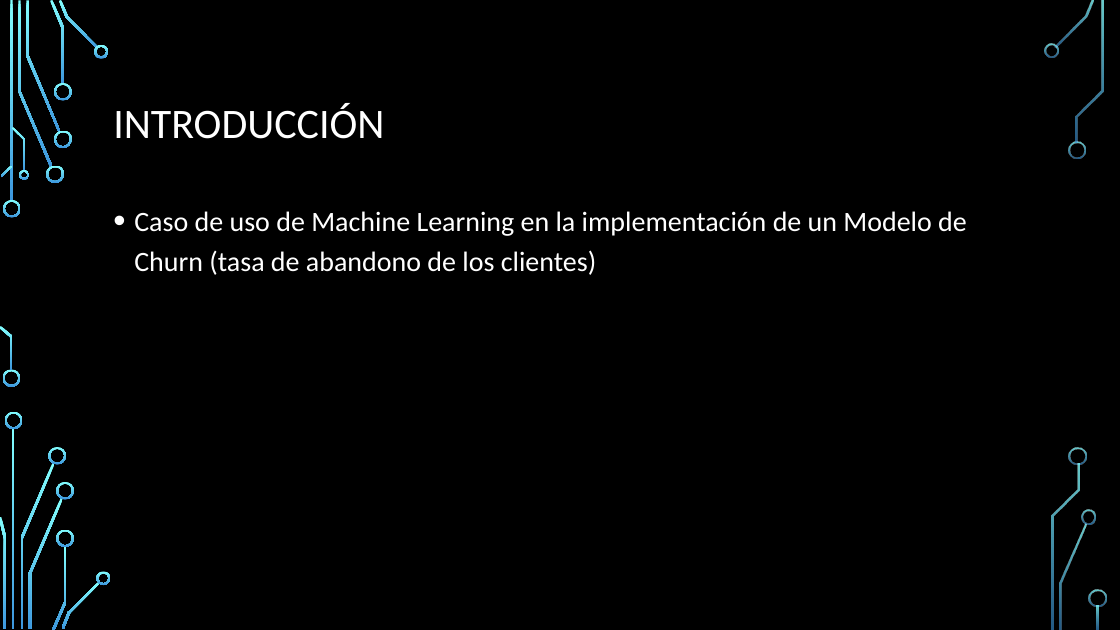
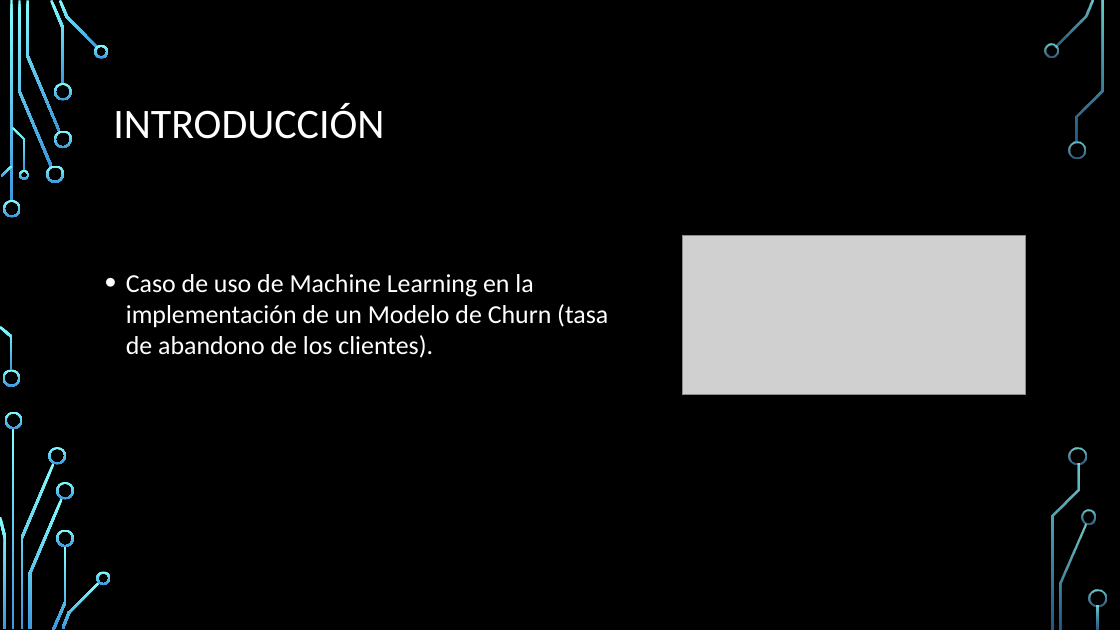
Before and after one commit to maurigarcia88/DiploDataScienceG7, a slide deck: slide 2 of Diplomatura data science.pptx. Drawn at 1120x630 pixels with LibreOffice and Linux fonts; fonts in the diff are those of the drawing; grey boxes stand for pictures; background and template pictures are left out. Boxes give left, top, right and bottom in pixels: in the first picture for what was removed or moved away, otherwise in the second. Text is boxed around its words. In the diff, an @@ line names an element or a change of style, - is before the commit and + after.

```diff
--- a/Diplomatura data science.pptx
+++ b/Diplomatura data science.pptx
@@ picture added at (682,235,1026,395) @@
@@ text at (126,274,608,358): text changed; size 24 to 22.2 pt @@
-• Caso de uso de Machine Learning en la implementación de un Modelo de Churn (tasa de abandono de los clientes)
+• Caso de uso de Machine Learning en la implementación de un Modelo de Churn (tasa de abandono de los clientes).
```
Also in this commit, not shown: 5 other slides changed, 5 slides removed.
